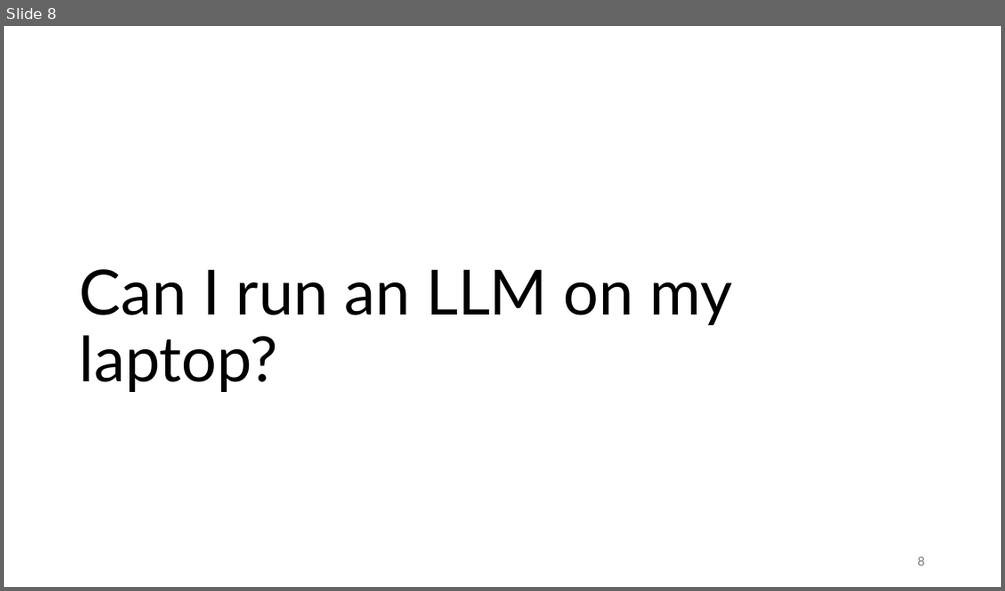
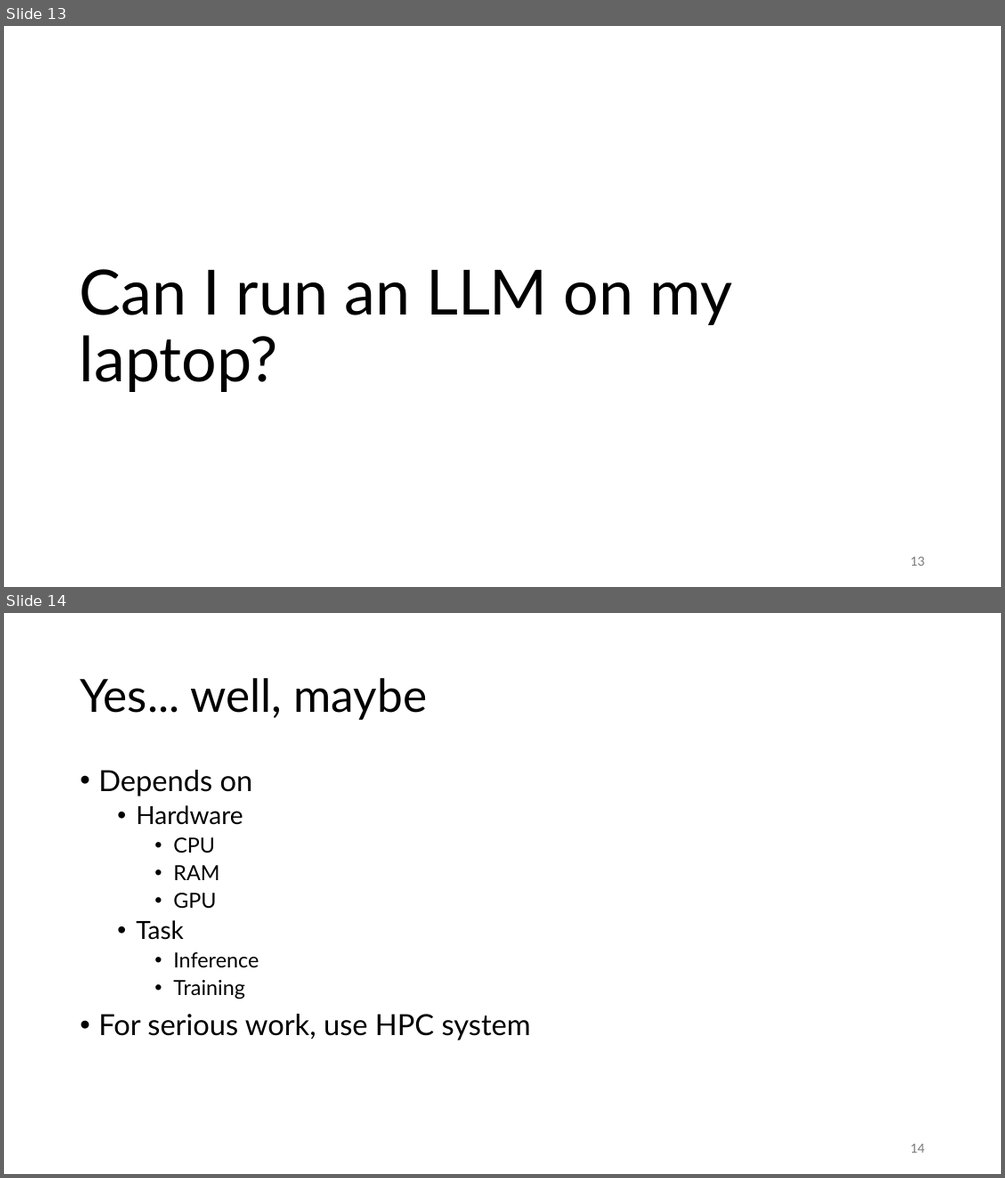
Before and after one commit to gjbex/Deploying-LLMs-locally, a slide deck: local_LLMs.pptx. Shown one above the other, each under a label of ours: slide 8 before the commit, slides 13 and 14 after it. The pictures are 1005x591 and 1005x1178 pixels, drawn with LibreOffice and Linux fonts; fonts in the diff are those of the drawing. Boxes give left, top, right and bottom in pixels: in the first picture for what was removed or moved away, otherwise in the second. Text is boxed around its words. In the diff, an @@ line names an element or a change of style, - is before the commit and + after.

```diff
--- a/local_LLMs.pptx
+++ b/local_LLMs.pptx
@@ slide 14 added at [4,613,1001,1174], background #FFFFFF @@
@@ title added at [80,678,427,720], 44 pt, text #000000 @@
+Yes... well, maybe
@@ text added at [98,770,531,1040], 28 pt, text #000000 @@
+• Depends on
+  • Hardware
+    • CPU
+    • RAM
+    • GPU
+  • Task
+    • Inference
+    • Training
+• For serious work, use HPC system
@@ page number added at [910,1143,924,1152], 12 pt, text #797979 @@
+14
@@ what was slide 8 is now slide 13 @@
@@ page number at [910,556,924,565]: text changed @@
-8
+13
```
Also in this commit, not shown: 2 slides changed, 7 other slides added, 1 slide removed.
